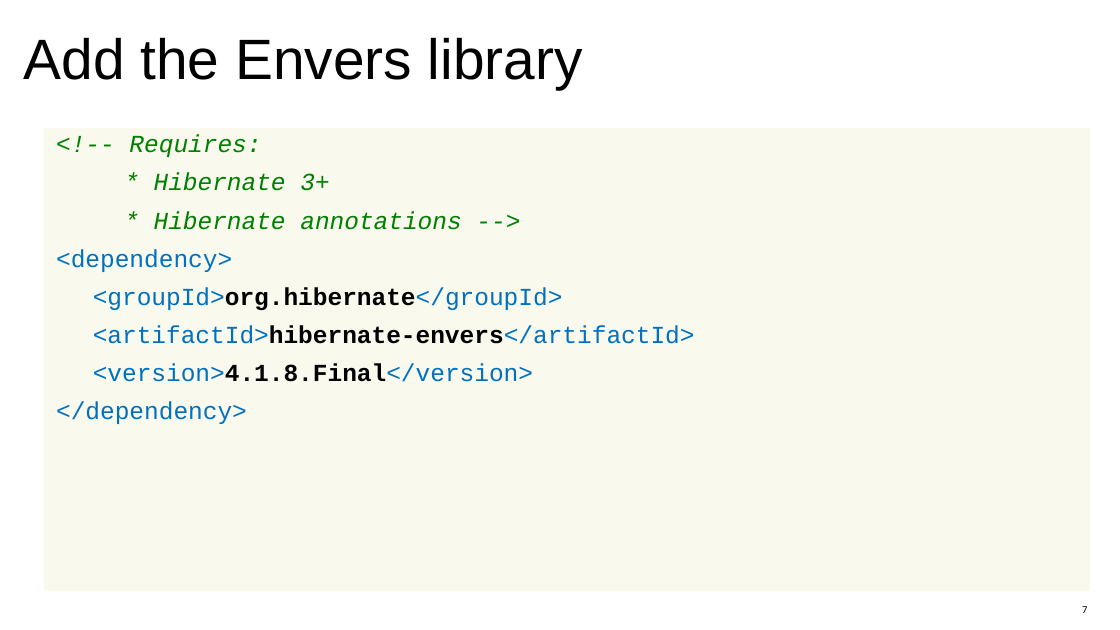
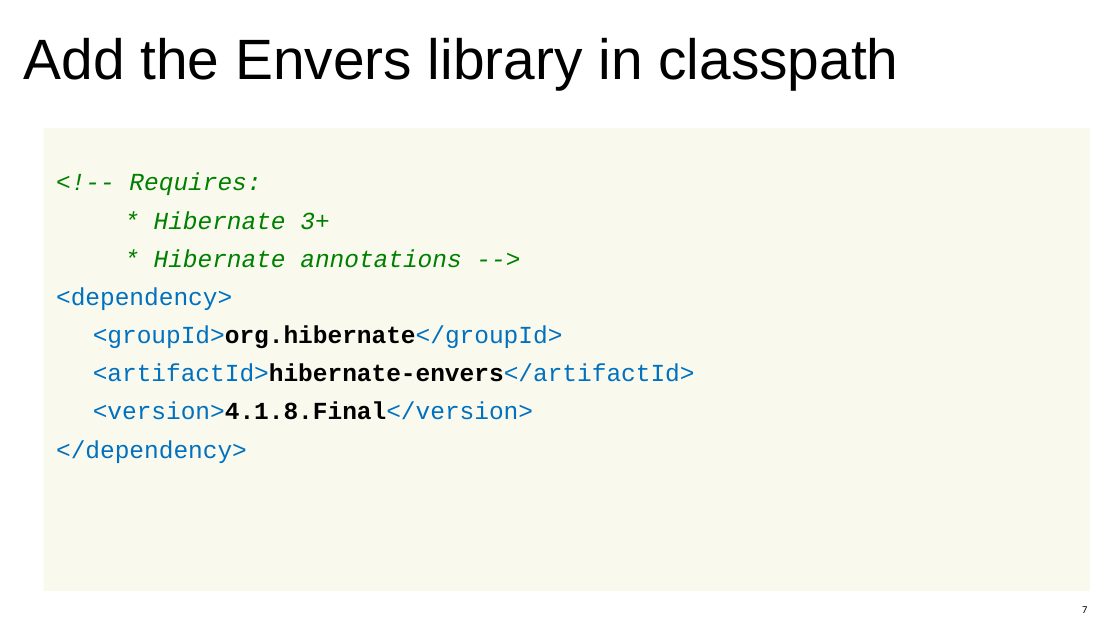
Before and after one commit to linsolas/devoxx-envers, a slide deck: slide 7 of Devoxx 2012 - Hibernate Envers.pptx. Drawn at 1120x630 pixels with LibreOffice and Linux fonts; fonts in the diff are those of the drawing; background and template pictures are left out. Boxes give left, top, right and bottom in pixels: in the first picture for what was removed or moved away, otherwise in the second. Text is boxed around its words. In the diff, an @@ line names an element or a change of style, - is before the commit and + after.

```diff
--- a/Devoxx 2012 - Hibernate Envers.pptx
+++ b/Devoxx 2012 - Hibernate Envers.pptx
@@ title at (24, 37, 898, 89): text changed @@
-Add the Envers library
+Add the Envers library in classpath
@@ text "<!-- Requires:": place and size @@
-text "<!-- Requires:" at (56, 134, 695, 424)
+text "<!-- Requires:" at (56, 172, 695, 463)
```
Also in this commit, not shown: 9 other slides changed, 2 slides added.
